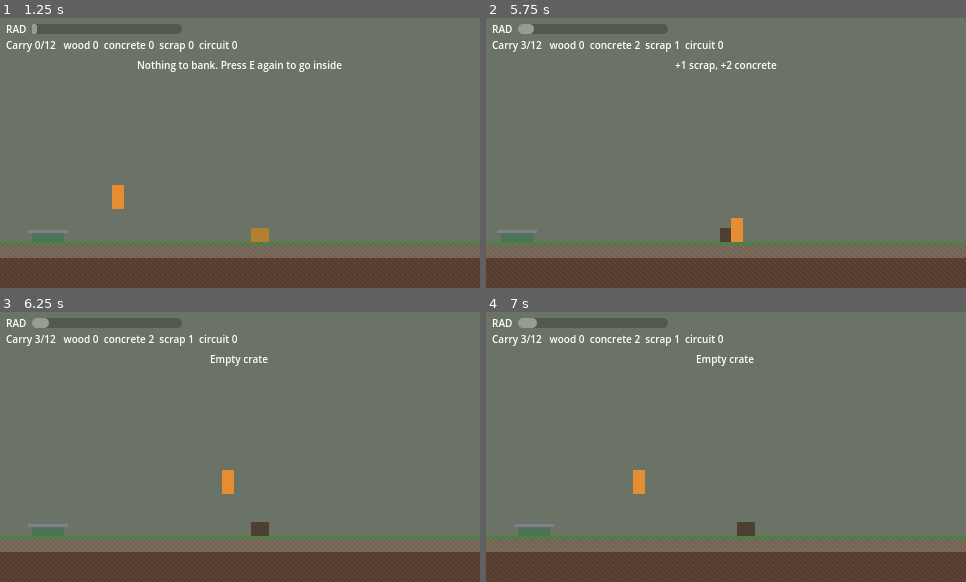
Above: before the commit, frames 1-4 (two rows, left to right).
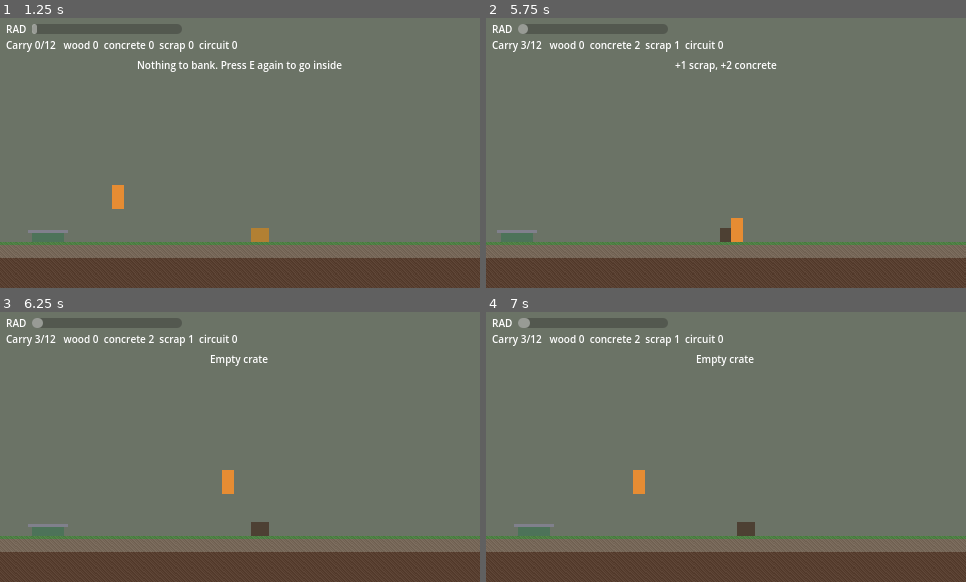
Above: after the commit, the same moments.

Repository: Sinammon/GameJam
Game: Godot game, scene res://scenes/expedition.tscn
The game is run twice, just before and just after one commit, with the same random seed, the same clock (stepped at 60 frames per second) and the same inputs.
Inputs:
- Up to frame 1 (1.25 s): tap Enter at 0.5 s; hold Right (move_right) from 0.53 s (still down); hold E (interact) from 0.53 s (still down); tap Up (jump) at 0.77 s
- Up to frame 2 (5.75 s): release E (interact) at 1.28 s; tap E (interact) at 1.35, 2, 2.85, 4.35 s; tap Up (jump) at 1.52, 3.02, 3.77, 4.52 s; release Right (move_right) at 2.03 s; hold Left (move_left) 2.03-2.78 s; hold E (interact) 2.03-2.78 s; hold Right (move_right) 2.78-4.28 s; hold E (interact) 3.53-4.28 s; hold Left (move_left) 4.28-5.03 s; hold Right (move_right) from 5.03 s (still down); hold E (interact) from 5.03 s (still down)
- Up to frame 3 (6.25 s): release Right (move_right) at 5.78 s; release E (interact) at 5.78 s; hold Left (move_left) from 5.78 s (still down); tap E (interact) at 5.85 s; tap Up (jump) at 6.02 s
- Up to frame 4 (7 s): keep holding Left (move_left); hold E (interact) from 6.53 s (still down); tap Up (jump) at 6.77 s

Frame 1 is identical in both runs. In frame 2, less than 0.1% of the frame differs, in the area x 8-10%, y 2-6%; in frame 3, less than 0.1%; in frame 4, less than 0.1%, in the area x 8-11%, y 2-6%.

Commit message:
Coder1: retune radiation so far crates are reachable
Old rates (1.5..4.5 %/s) made a round trip to the farthest crate cost
~160% and even the nearest circuit crate (x=2150) ~110%, so circuits (and
the Radio Beacon) were impossible. Now 0.8..2.4 %/s: farthest crate round
trip measured at 87.6% on Normal (56 s walk incl. hills), deadly on Hard.

Diff:
--- a/bunker-7/scenes/expedition.gd
+++ b/bunker-7/scenes/expedition.gd
@@ -10,8 +10,10 @@
 const HATCH_X := 48.0
 
 # Radiation per second (percent). Grows the further right of the hatch you are.
-const RAD_NEAR := 1.5
-const RAD_FAR := 4.5
+# Tuned so a straight round trip to the farthest crate (~54 s of walking at
+# 100 px/s) costs about 85% on Normal: possible, but no time to dawdle.
+const RAD_NEAR := 0.8
+const RAD_FAR := 2.4
 
 # Hills: [center column, half width in columns, height in tiles]
 const HILLS := [[40, 9, 2], [75, 12, 3], [110, 8, 2], [140, 14, 3], [165, 6, 1]]
